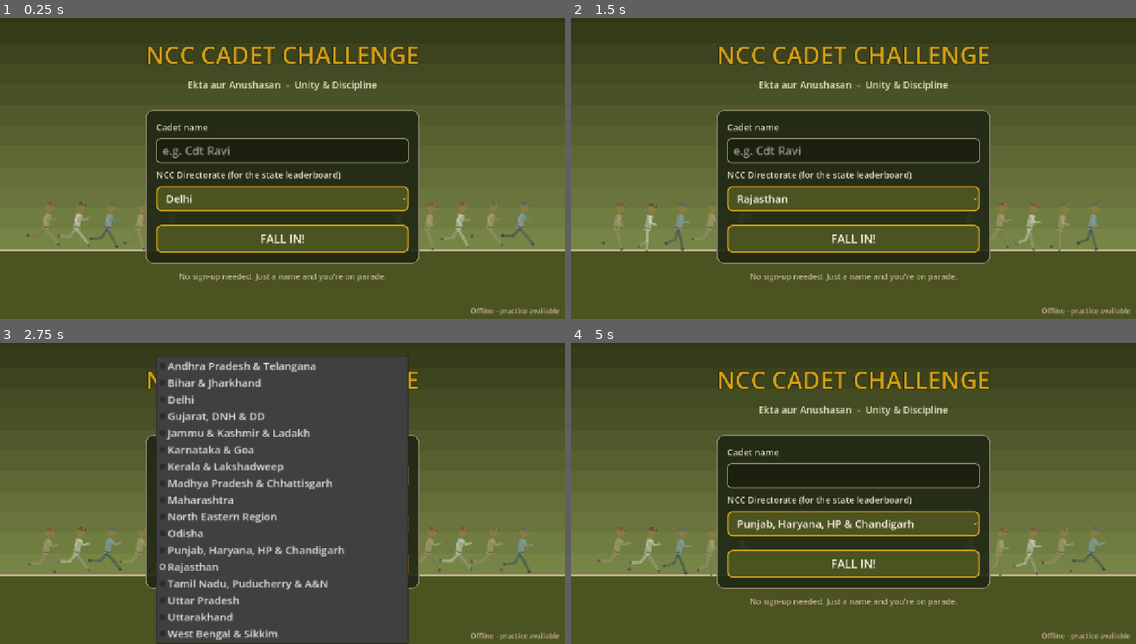
Above: before the commit, frames 1-4 (two rows, left to right).
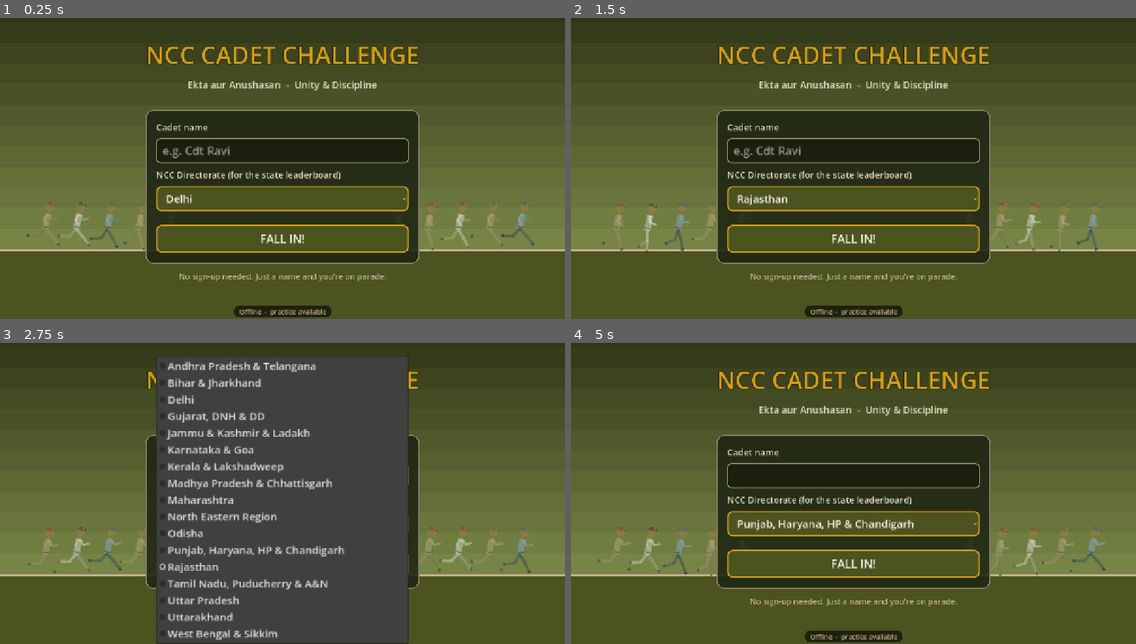
Above: after the commit, the same moments.

Repository: msmathu/NCC-MOBILE-APP
Game: Godot game, scene res://scenes/main.tscn
Two runs of this game, one before a commit and one after it. Both use one fixed random seed, a clock stepped at 60 frames per second and the inputs below.
Inputs (mouse positions are in pixels of both pictures, inside the frame that each line leads up to):
- Up to frame 1 (0.25 s): no input
- Up to frame 2 (1.5 s): click "Delhi" at 0.5 s; click "FALL IN!" at 1.25 s
- Up to frame 3 (2.75 s): click "Rajasthan" at 2 s
- Up to frame 4 (5 s): tap Enter at 2.75, 2.85 s; move the mouse to (977, 469) at 2.77 s; hold Right 2.78-3.5 s; click (977, 469) at 2.92 s; tap Space at 3.02 s; click "Kerala & Lakshadweep" at 3.5 s; drag from (740, 502) to (825, 547) at 4.27 s

The runs differ from the first frame. In frame 1, 0.8% of the frame differs, in the area x 41-99%, y 95-100%; in frame 2, 0.8%; in frame 3, 0.2%; in frame 4, 0.8%.

Commit message:
Show game-wide online cadet count on every screen
Server broadcasts total connected cadets (app + web, all rooms) and how
many are in matches; the client shows it in an always-visible pill,
including during races and levels 2/3. Also fixes the zig-zag balance
band rendering and moves race cheer buttons below the banner.

Co-Authored-By: Claude Opus 5.5 <noreply@anthropic.com>

Diff:
--- a/client/scripts/main.gd
+++ b/client/scripts/main.gd
@@ -35,14 +35,9 @@
 	layer.add_child(root)
 	backdrop = Backdrop.new()
 	root.add_child(backdrop)
-	status = UI.label("", 16, UI.KHAKI_LIGHT, HORIZONTAL_ALIGNMENT_RIGHT)
-	status.set_anchors_and_offsets_preset(Control.PRESET_BOTTOM_RIGHT)
-	status.offset_left = -320
-	status.offset_top = -30
-	status.offset_right = -12
-	status.offset_bottom = -6
-	root.add_child(status)
+	_build_counter()
 	Net.room.connect(_on_room)
+	Net.stats.connect(func(_o: int, _m: int) -> void: _refresh_counter())
 	Net.left.connect(func() -> void: go("menu"))
 	Net.error.connect(func(msg: String) -> void: UI.toast(root, msg, UI.RED))
 	Net.online_changed.connect(_on_online)
@@ -84,7 +79,6 @@
 		if data.mode == "practice":
 			node.practice_over.connect(_practice_course_done)
 		backdrop.visible = false
-		status.visible = false
 		add_child(node)
 	else:
 		node = SCREENS[name].new()
@@ -93,9 +87,7 @@
 		if name in ["range", "mapread"] and data.get("mode") == "practice":
 			node.level_done.connect(_practice_stage_done.bind("range" if name == "range" else "map"))
 		backdrop.visible = name not in ["range", "mapread"]
-		status.visible = true
 		root.add_child(node)
-		root.move_child(status, -1)
 	current = node
 
 
@@ -208,14 +200,54 @@
 				go("results", {"room": room})
 
 
-func _on_online(online: bool) -> void:
-	status.text = ("Online  %dms" % Net.ping_ms) if online else "Offline - practice available"
-	status.add_theme_color_override("font_color", Color("2ecc71") if online else UI.KHAKI)
+## Always-visible pill (every screen, including races) with the game-wide number
+## of cadets online and how many are in matches. Own top layer so no screen hides it.
+func _build_counter() -> void:
+	var layer := CanvasLayer.new()
+	layer.layer = 20
+	add_child(layer)
+	var anchor := Control.new()
+	anchor.set_anchors_and_offsets_preset(Control.PRESET_FULL_RECT)
+	anchor.mouse_filter = Control.MOUSE_FILTER_IGNORE
+	anchor.theme = root.theme
+	layer.add_child(anchor)
+	var pill := PanelContainer.new()
+	var s := StyleBoxFlat.new()
+	s.bg_color = Color(0, 0, 0, 0.6)
+	s.set_corner_radius_all(12)
+	s.content_margin_left = 12
+	s.content_margin_right = 12
+	s.content_margin_top = 2
+	s.content_margin_bottom = 2
+	pill.add_theme_stylebox_override("panel", s)
+	pill.mouse_filter = Control.MOUSE_FILTER_IGNORE
+	pill.set_anchors_and_offsets_preset(Control.PRESET_CENTER_BOTTOM)
+	pill.grow_horizontal = Control.GROW_DIRECTION_BOTH
+	pill.grow_vertical = Control.GROW_DIRECTION_BEGIN
+	pill.offset_bottom = -4
+	anchor.add_child(pill)
+	status = UI.label("", 15, UI.KHAKI_LIGHT, HORIZONTAL_ALIGNMENT_CENTER)
+	pill.add_child(status)
+	_refresh_counter()
+
+
+func _refresh_counter() -> void:
+	if not Net.online:
+		status.text = "Offline  -  practice available"
+		status.add_theme_color_override("font_color", UI.KHAKI)
+		return
+	var n := Net.online_count
+	status.text = "🟢 %d cadet%s online   ·   %d in matches   ·   %dms" % [n, "" if n == 1 else "s", Net.in_match_count, Net.ping_ms]
+	status.add_theme_color_override("font_color", Color("2ecc71"))
+
+
+func _on_online(_online: bool) -> void:
+	_refresh_counter()
 
 
 func _process(_d: float) -> void:
 	if Net.online and Engine.get_process_frames() % 60 == 0:
-		status.text = "Online  %dms" % Net.ping_ms
+		_refresh_counter()
 
 
 func _notification(what: int) -> void:
--- a/client/scripts/net.gd
+++ b/client/scripts/net.gd
@@ -15,11 +15,15 @@
 signal left
 signal stage(data: Dictionary)
 signal stage_done(data: Dictionary)
+signal stats(online: int, in_match: int)
 
 var online := false
 var my_id := ""
 var last_room: Dictionary = {}
 var ping_ms := 0
+## Game-wide head count from the server (all rooms, app + web).
+var online_count := 0
+var in_match_count := 0
 
 var _ws: WebSocketPeer
 var _token := ""
@@ -190,6 +194,10 @@
 			board.emit(msg)
 		"stage":
 			stage.emit(msg)
+		"stats":
+			online_count = int(msg.get("online", 0))
+			in_match_count = int(msg.get("inMatch", 0))
+			stats.emit(online_count, in_match_count)
 		"stagedone":
 			stage_done.emit(msg)
 		"left":
--- a/client/scripts/obstacles/tilt_game.gd
+++ b/client/scripts/obstacles/tilt_game.gd
@@ -34,7 +34,14 @@
 	for i in 21:
 		var k := i / 20.0 # 0 = far future (top), 1 = now (bottom)
 		pts.append(Vector2(cx + _target(elapsed + (1.0 - k) * 1.4) * half, a.position.y + 10 + k * (a.size.y - 60)))
-	draw_polyline(pts, Color(GOLD, 0.35), win(0.26) * half * 2.0)
+	# tolerance band as a filled strip (a very wide polyline breaks at the corners)
+	var band := PackedVector2Array()
+	var w := win(0.26) * half
+	for p in pts:
+		band.append(p - Vector2(w, 0))
+	for i in range(pts.size() - 1, -1, -1):
+		band.append(pts[i] + Vector2(w, 0))
+	draw_colored_polygon(band, Color(GOLD, 0.3))
 	draw_polyline(pts, Color("8b5a2b"), 8)
 	var my := Vector2(cx + marker * half, a.end.y - 50)
 	var on_path := absf(marker - _target(elapsed)) < win(0.26)
--- a/client/scripts/race/race.gd
+++ b/client/scripts/race/race.gd
@@ -162,7 +162,7 @@
 	hud.add_child(game_layer)
 	cheer_bar = UI.hbox(6)
 	cheer_bar.set_anchors_and_offsets_preset(Control.PRESET_TOP_RIGHT)
-	cheer_bar.offset_top = 100
+	cheer_bar.offset_top = 228 # below the banner and hint text
 	cheer_bar.offset_right = -16
 	cheer_bar.grow_horizontal = Control.GROW_DIRECTION_BEGIN
 	if mode != "practice":
--- a/client/scripts/screens/range.gd
+++ b/client/scripts/screens/range.gd
@@ -627,7 +627,8 @@
 		InstructorFace.paint(self, bar.position + Vector2(24, 22), 0.6)
 		draw_string(font, bar.position + Vector2(54, 29), instr, HORIZONTAL_ALIGNMENT_LEFT, bar.size.x - 62, 17, Color("1f2a44"))
 	if _shooting():
-		_text_left(Vector2(w * 0.36, size.y - 12), "Drag to aim  -  Hold BREATH to steady  -  Keys: arrows, Shift, Space", 14, UI.KHAKI_LIGHT)
+		_text_left(Vector2(16, 174), "Drag to aim  -  Hold BREATH to steady", 14, UI.KHAKI_LIGHT)
+		_text_left(Vector2(16, 194), "Keys: arrows, Shift, Space", 13, UI.KHAKI_LIGHT)
 
 
 func _draw_analysis() -> void:
Not shown, changed: docs/download/ncc-cadet-challenge.apk
Not shown, changed: docs/index.html
Not shown, changed: docs/index.pck
Not shown, changed: server/src/index.js
Not shown, changed: server/src/lobby.js
Not shown, changed: server/test/lobby.test.js
